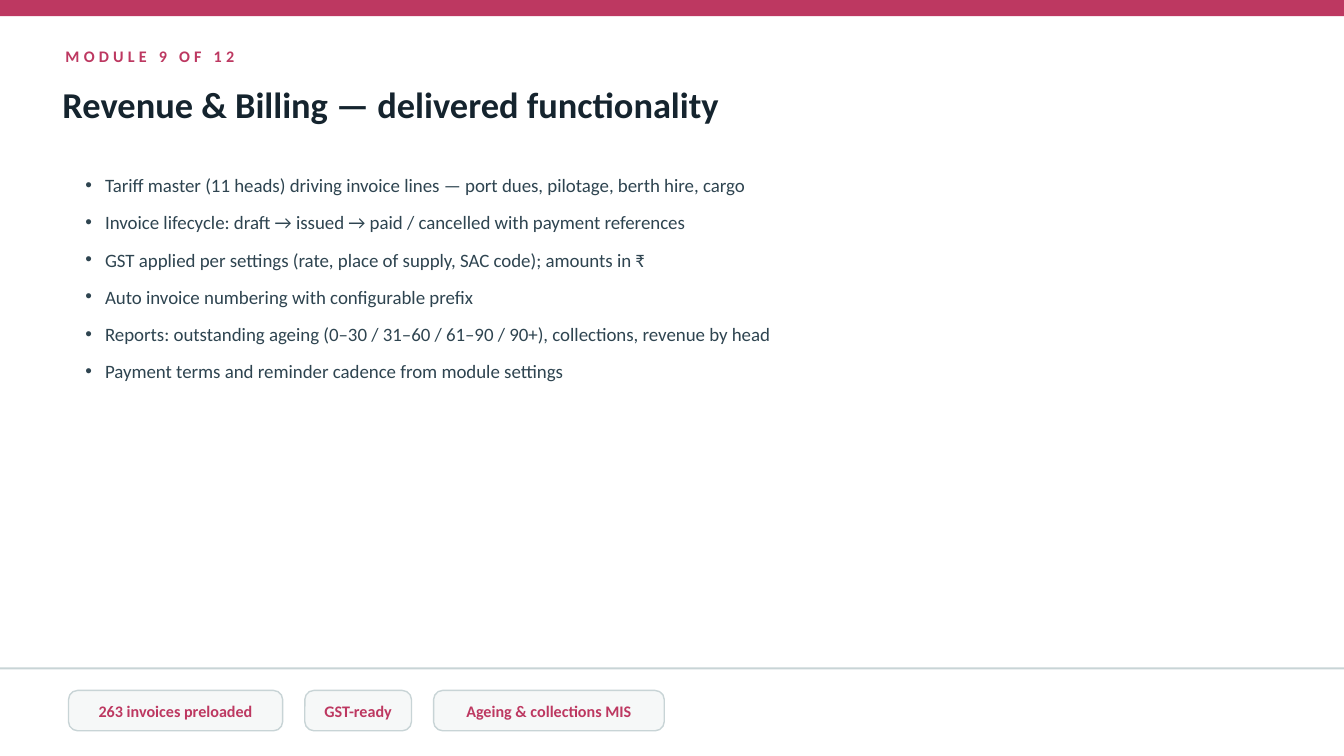
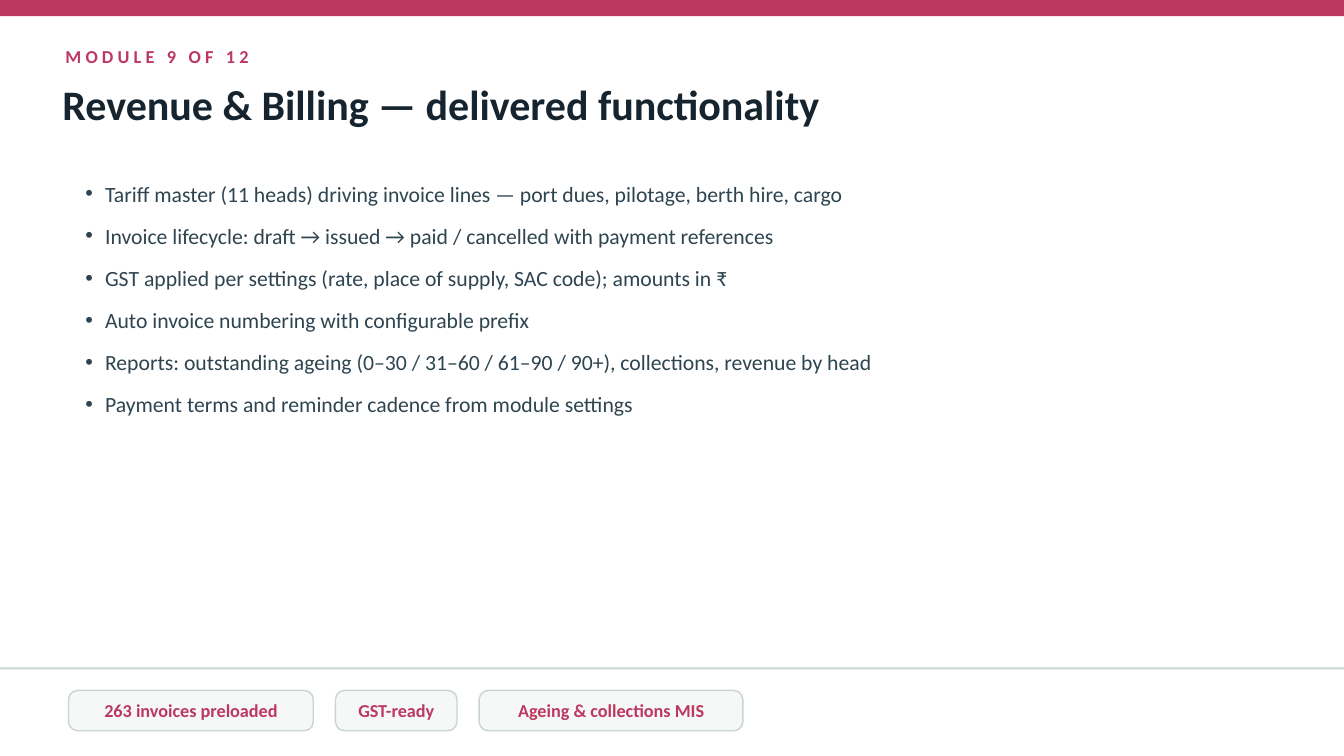
Before and after one commit to mobiliseapplabllp/maritime-project-presentation, a slide deck: slide 20 of dist/mundra-portal-project-presentation.pptx. Drawn at 1344x756 pixels with LibreOffice and Linux fonts; fonts in the diff are those of the drawing. Boxes give left, top, right and bottom in pixels: in the first picture for what was removed or moved away, otherwise in the second. Text is boxed around its words. In the diff, an @@ line names an element or a change of style, - is before the commit and + after.

```diff
--- a/dist/mundra-portal-project-presentation.pptx
+++ b/dist/mundra-portal-project-presentation.pptx
@@ text "Revenue & Billing — delivered ..." at (x1=62, y1=90, x2=819, y2=127): size 26 to 30 pt @@
@@ text "Tariff master (11 heads) driving ..." at (x1=105, y1=186, x2=871, y2=416): size 13.5 to 15.5 pt; more space between paragraphs @@
@@ rounded rectangle "263 invoices preloaded" resized from (x1=69, y1=691, x2=282, y2=731) to (x1=69, y1=691, x2=314, y2=731) @@
@@ rounded rectangle "GST-ready" resized from (x1=304, y1=691, x2=411, y2=731) to (x1=336, y1=691, x2=458, y2=731) @@
@@ size 11.5 to 13 pt in 4 elements at (x1=65, y1=51, x2=249, y2=63), (x1=69, y1=691, x2=314, y2=731), (x1=336, y1=691, x2=458, y2=731), (x1=479, y1=691, x2=743, y2=731) @@
@@ rounded rectangle "Ageing & collections MIS" resized from (x1=434, y1=691, x2=664, y2=731) to (x1=479, y1=691, x2=743, y2=731) @@
```
Also in this commit, not shown: 31 other slides changed, 3 other files.
